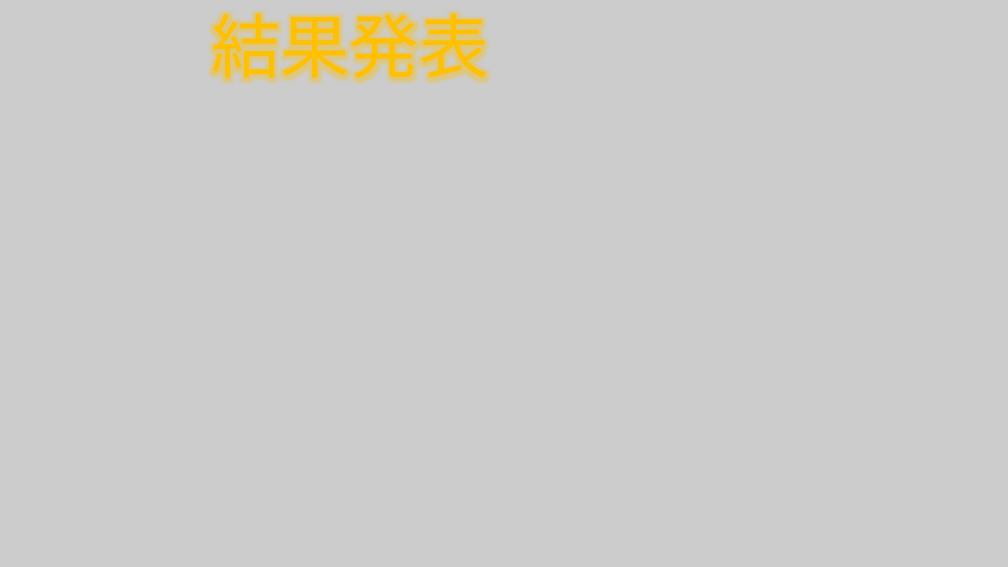
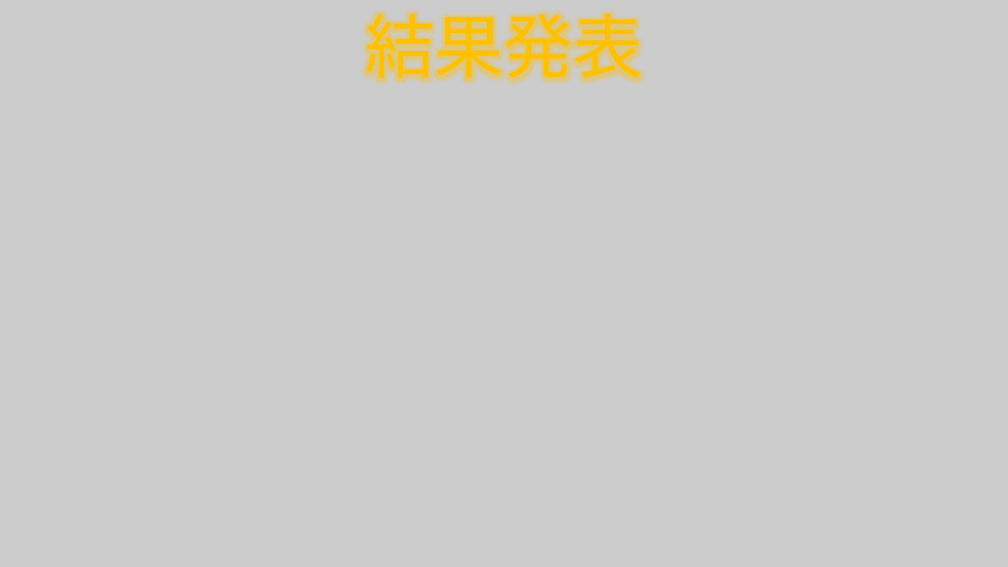
Before and after one commit to MizukiKato0416/sotsugyou_time_kato, a slide deck: slide 2 of PSD/タイトルロゴ.pptx. Drawn at 1008x567 pixels with LibreOffice and Linux fonts; fonts in the diff are those of the drawing; background and template pictures are left out. Boxes give left, top, right and bottom in pixels: in the first picture for what was removed or moved away, otherwise in the second. Text is boxed around its words. In the diff, an @@ line names an element or a change of style, - is before the commit and + after.

```diff
--- a/PSD/タイトルロゴ.pptx
+++ b/PSD/タイトルロゴ.pptx
@@ text "結果発表": place and size @@
-text "結果発表" at [211, 3, 488, 90]
+text "結果発表" at [365, 3, 642, 90]
```
Also in this commit, not shown: 1 other file.
